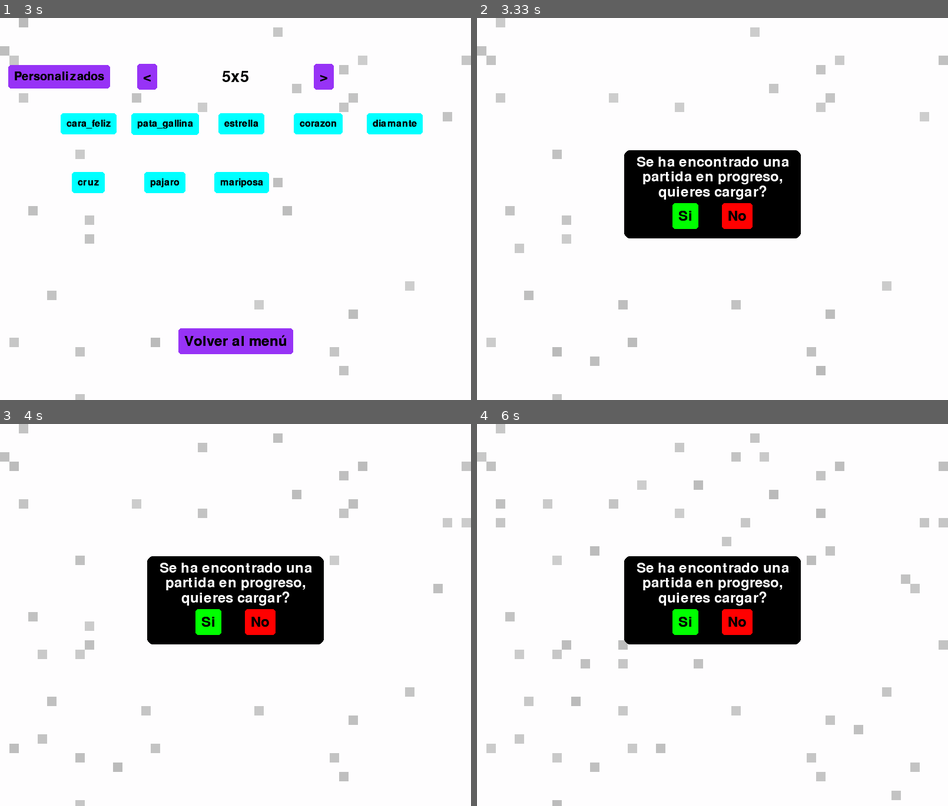
Above: before the commit, frames 1-4 (two rows, left to right).
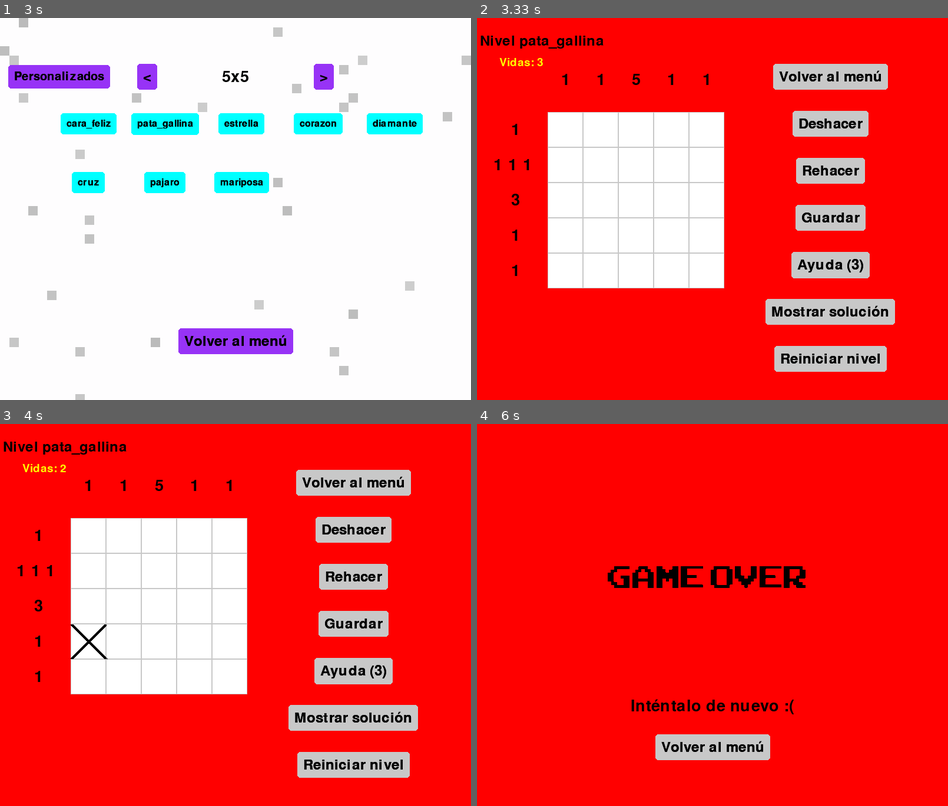
Above: after the commit, the same moments.

Repository: Diego-ipt/Pygame_nonograma
Game: pygame game, started from inicio.py
The game is run twice, just before and just after one commit, with the same random seed, the same clock (stepped at 60 frames per second) and the same inputs.
Inputs (mouse positions are in pixels of both pictures, inside the frame that each line leads up to):
- Up to frame 1 (3 s): click (216, 224) at 0.38 s
- Up to frame 2 (3.33 s): click (646, 128) at 3.22 s
- Up to frame 3 (4 s): click (353, 763) at 3.55 s, where only the run after the commit has a clickable "Reiniciar nivel"; click (84, 653) at 3.88 s
- Up to frame 4 (6 s): click (561, 565) at 4.22 s; click (830, 672) at 4.55 s, where only the run after the commit has a clickable "Ayuda (3)"; click (830, 622) at 4.88 s, where only the run after the commit has a clickable "Guardar"; right-click (608, 584) at 5.22 s; click (608, 546) at 5.55 s; click (566, 637) at 5.88 s

Frame 1 is identical in both runs. In frame 2, 88% of the frame differs, in the area x 0-100%, y 0-100%; in frame 3, 88%; in frame 4, 99%.

Commit message:
Feat: se añadió sistema de vidas y la ventana de derrota

Diff:
--- a/levels/Registros/1_5_base.json
+++ b/levels/Registros/1_5_base.json
@@ -1 +1 @@
-{"identificador": "1_5_base", "avance": [[0, 0, 1, 0, 0], [0, 0, 1, 1, 0], [0, 0, 0, 1, 0], [0, 0, 2, 0, 0], [0, 0, 2, 0, 2]]}
+{"identificador": "1_5_base", "avance": [[0, 0, 2, 0, 0], [0, 0, 0, 0, 0], [0, 0, 2, 0, 0], [0, 0, 2, 0, 0], [0, 0, 0, 0, 0]]}
--- a/levels/Registros/2_5_base.json
+++ /dev/null
@@ -1 +0,0 @@
-{"identificador": "2_5_base", "avance": [[0, 0, 0, 0, 0], [0, 0, 0, 0, 0], [0, 0, 0, 0, 0], [0, 0, 0, 0, 0], [0, 0, 0, 0, 0]]}
--- a/levels/Registros/4_10_base.json
+++ /dev/null
@@ -1 +0,0 @@
-{"identificador": "4_10_base", "avance": [[0, 0, 0, 0, 0, 0, 0, 0, 0, 0], [0, 0, 0, 0, 0, 0, 0, 0, 0, 0], [0, 0, 0, 0, 0, 0, 0, 1, 0, 0], [0, 0, 0, 0, 0, 0, 0, 1, 0, 0], [0, 0, 0, 0, 0, 0, 0, 1, 0, 0], [0, 0, 0, 0, 0, 0, 0, 0, 0, 0], [0, 0, 0, 0, 0, 0, 0, 0, 0, 0], [0, 0, 0, 0, 0, 0, 0, 0, 0, 0], [0, 0, 0, 0, 0, 0, 0, 0, 0, 0], [0, 0, 0, 0, 0, 0, 0, 0, 0, 0]]}
--- a/levels/Registros/5_5_base.json
+++ /dev/null
@@ -1 +0,0 @@
-{"identificador": "5_5_base", "avance": [[0, 0, 0, 1, 0], [0, 0, 0, 2, 0], [0, 0, 0, 2, 0], [0, 0, 0, 1, 0], [0, 0, 0, 1, 0]]}
--- a/levels/Registros/6_5_base.json
+++ /dev/null
@@ -1 +0,0 @@
-{"identificador": "6_5_base", "avance": [[0, 0, 1, 0, 0], [0, 0, 1, 0, 0], [1, 1, 1, 1, 1], [0, 0, 1, 0, 1], [0, 0, 1, 0, 0]]}
--- a/levels/Registros/8_5_base.json
+++ b/levels/Registros/8_5_base.json
@@ -1 +1 @@
-{"identificador": "8_5_base", "avance": [[0, 0, 0, 0, 0], [0, 0, 0, 0, 1], [0, 0, 0, 0, 0], [0, 0, 0, 0, 0], [0, 0, 0, 0, 0]]}
+{"identificador": "8_5_base", "avance": [[0, 0, 0, 0, 0], [0, 0, 0, 2, 2], [0, 0, 0, 1, 0], [1, 0, 0, 0, 1], [0, 0, 0, 0, 0]]}
--- a/nonograma_core/JuegoNonograma.py
+++ b/nonograma_core/JuegoNonograma.py
@@ -22,13 +22,16 @@
     from nonograma_core.Ventanas.VentanaElegirPartida import VentanaElegirPartida
     from nonograma_core.Ventanas.VentanaCrearNonograma import VentanaCrearNonograma
     from nonograma_core.Ventanas.VentanaNonogramaGame import VentanaNonogramaGame
+    from nonograma_core.Ventanas.VentanaDerrota import VentanaDerrota
+
 
     ventanas = {
         'menu_principal': VentanaMenuPrincipal(PANTALLA),
         'elegir_partida': VentanaElegirPartida(PANTALLA),
         'ventana_nonograma_game': None, #Sera instanciada dinamicamente para cargar aprtidas
         'crear_nonograma': VentanaCrearNonograma(PANTALLA),
-        'ventana_victoria': None
+        'ventana_victoria': None,
+        'ventana_derrota': VentanaDerrota(PANTALLA)
     }
 
     estado_actual = 'menu_principal'
--- a/nonograma_core/Logica/tablero_nonograma.py
+++ b/nonograma_core/Logica/tablero_nonograma.py
@@ -85,18 +85,53 @@
         return [[1 if cell.state == 1 else 0 for cell in row] for row in self.board]
 
 
+    # def handle_click(self, pos):
+    #     row = int(pos[1] // self.cell_size)
+    #     col = int(pos[0] // self.cell_size)
+    #     if 0 <= row < self.grid_size and 0 <= col < self.grid_size:
+    #         previous_state = self.board[row][col].state
+    #         self.board[row][col].click()
+    #         # matriz = self.get_matrix()
+
+    #         # for fila in matriz:
+    #         #     print(fila)
+    #         # print("\n")
+    #         return (row, col, previous_state, self.board[row][col].state)
+
+    # def handle_flag(self, pos):
+    #     row = int(pos[1] // self.cell_size)
+    #     col = int(pos[0] // self.cell_size)
+    #     if 0 <= row < self.grid_size and 0 <= col < self.grid_size:
+    #         previous_state = self.board[row][col].state
+    #         self.board[row][col].toggle_flag()
+
+    #         # matriz = self.get_matrix()
+
+    #         # for fila in matriz:
+    #         #     print(fila)
+    #         # print("\n")
+    #         return (row, col, previous_state, self.board[row][col].state)
+
     def handle_click(self, pos):
         row = int(pos[1] // self.cell_size)
         col = int(pos[0] // self.cell_size)
         if 0 <= row < self.grid_size and 0 <= col < self.grid_size:
             previous_state = self.board[row][col].state
             self.board[row][col].click()
-            # matriz = self.get_matrix()
-
-            # for fila in matriz:
-            #     print(fila)
-            # print("\n")
-            return (row, col, previous_state, self.board[row][col].state)
+
+            # Verificar si el clic es correcto
+            es_correcto = (self.matriz_solucion[row][col] == 1 and self.board[row][col].state == 1) or \
+                        (self.matriz_solucion[row][col] == 0 and self.board[row][col].state == 0)
+
+            if not es_correcto:
+                # Corrige el estado al correcto y retorna que hubo un error
+                if self.matriz_solucion[row][col] == 1:
+                    self.board[row][col].state = 1  # Debió ser negra
+                else:
+                    self.board[row][col].state = 2  # Debió ser bandera (X)
+                return (row, col, previous_state, self.board[row][col].state, False)
+
+            return (row, col, previous_state, self.board[row][col].state, True)
 
     def handle_flag(self, pos):
         row = int(pos[1] // self.cell_size)
@@ -105,12 +140,19 @@
             previous_state = self.board[row][col].state
             self.board[row][col].toggle_flag()
 
-            # matriz = self.get_matrix()
-
-            # for fila in matriz:
-            #     print(fila)
-            # print("\n")
-            return (row, col, previous_state, self.board[row][col].state)
+            # Verificar si la bandera es correcta
+            es_correcto = self.matriz_solucion[row][col] == 0 and self.board[row][col].state == 2
+
+            if not es_correcto:
+                # Corrige el estado al correcto y retorna que hubo un error
+                if self.matriz_solucion[row][col] == 1:
+                    self.board[row][col].state = 1  # Debió ser negra
+                else:
+                    self.board[row][col].state = 0  # Debió ser blanca
+                return (row, col, previous_state, self.board[row][col].state, False)
+
+            return (row, col, previous_state, self.board[row][col].state, True)
+
 
 
 class Game:
@@ -130,6 +172,7 @@
         self.identificador = identificador
         self.mostrar_solucion = False  # Atributo para alternar entre solución y estado actual
         self.ayudas = 3
+        self.vidas = 3
 
     def draw_text(self, text, position):
         text_surface = self.font.render(text, True, (255, 0, 0))
@@ -144,6 +187,30 @@
                 self.won = True
             else:
                 self.won = False
+
+    # def handle_events(self, events, offset):
+    #     for event in events:
+    #         if event.type == pygame.QUIT:
+    #             self.running = False
+    #         elif event.type == pygame.MOUSEBUTTONDOWN:
+    #             pos = (event.pos[0] - offset[0], event.pos[1] - offset[1])
+    #             if 0 <= pos[0] < self.window_size and 0 <= pos[1] < self.window_size:
+    #                 if event.button == 1:  # Click izquierdo
+    #                     change = self.board.handle_click(pos)
+    #                     if change:
+    #                         self.stack.push(change)
+    #                         if self.board.get_matriz_actual() == self.board.matriz_solucion:
+    #                             self.won = True
+    #                         else:
+    #                             self.won = False
+    #                 elif event.button == 3:  # Click derecho
+    #                     change = self.board.handle_flag(pos)
+    #                     if change:
+    #                         self.stack.push(change)
+    #                         if self.board.get_matriz_actual() == self.board.matriz_solucion:
+    #                             self.won = True
+    #                         else:
+    #                             self.won = False
 
     def handle_events(self, events, offset):
         for event in events:
@@ -155,25 +222,29 @@
                     if event.button == 1:  # Click izquierdo
                         change = self.board.handle_click(pos)
                         if change:
-                            self.stack.push(change)
-                            if self.board.get_matriz_actual() == self.board.matriz_solucion:
-                                self.won = True
-                            else:
-                                self.won = False
-                    elif event.button == 3:  # Click derecho
+                            row, col, prev_state, new_state, es_correcto = change
+                            self.stack.push((row, col, prev_state, new_state))
+                            if not es_correcto:  # Si fue incorrecto
+                                self.vidas -= 1
+
+                            self.won = self.board.get_matriz_actual() == self.board.matriz_solucion
+
+                    elif event.button == 3:  # Click derecho (bandera)
                         change = self.board.handle_flag(pos)
                         if change:
-                            self.stack.push(change)
-                            if self.board.get_matriz_actual() == self.board.matriz_solucion:
-                                self.won = True
-                            else:
-                                self.won = False
+                            row, col, prev_state, new_state, es_correcto = change
+                            self.stack.push((row, col, prev_state, new_state))
+                            if not es_correcto:  # Si fue incorrecto
+                                self.vidas -= 1
+                            self.won = self.board.get_matriz_actual() == self.board.matriz_solucion
+
 
     def reset(self):
         self.board.reset()
         self.won = False
         self.stack.clear()
         self.stack_redo.clear()
+        self.vidas = 3
         # print("Tablero reiniciado")
         # for row in self.board.get_matrix():
         #     print(row)
--- /dev/null
+++ b/nonograma_core/Ventanas/VentanaDerrota.py
@@ -0,0 +1,48 @@
+import sys
+
+import pygame
+from nonograma_core.Elementos_graficos.colores import *
+from nonograma_core.Elementos_graficos.elementos_menus import mostrar_fotogramas, mostrar_texto, Boton
+from nonograma_core.Ventanas.VentanaBase import VentanaBase
+from nonograma_core.Elementos_graficos.AssetManager import AssetManager
+from nonograma_core.JuegoNonograma import ANCHO_PANTALLA, ALTO_PANTALLA
+
+
+class VentanaDerrota(VentanaBase):
+    def __init__(self, pantalla):
+        self.pantalla = pantalla
+        self.asset = AssetManager()
+        self.gamelose = self.asset.cargar_fotogramas("game_lose")
+        self.indice_fotograma_gamelose = 0
+        self.contador_fotogramas = 0
+        self.retraso_fotogramas = 15
+
+        # Posicion
+        self.gamelose_x = 150
+        self.gamelose_y = 20
+
+        self.boton_volver = Boton(image=None, pos=(ANCHO_PANTALLA/2, 550), text_input="Volver al menú", font=pygame.font.SysFont(None, 36), base_color=GRIS, hover_color=AZUL_OSCURO)
+
+    def run(self):
+        while True:
+            self.pantalla.fill(ROJO)
+            mostrar_texto("Inténtalo de nuevo :(", NEGRO, self.pantalla, ANCHO_PANTALLA/2, 480)
+            mouse_pos = pygame.mouse.get_pos()
+
+            self.indice_fotograma_gamelose, self.contador_fotogramas = mostrar_fotogramas(
+                self.gamelose, self.indice_fotograma_gamelose, self.contador_fotogramas,
+                self.retraso_fotogramas, self.gamelose_x, self.gamelose_y, self.pantalla
+            )
+
+            self.boton_volver.changeColor(mouse_pos)
+            self.boton_volver.update(self.pantalla)
+
+            for evento in pygame.event.get():
+                if evento.type == pygame.QUIT:
+                    pygame.quit()
+                    sys.exit()
+                if evento.type == pygame.MOUSEBUTTONDOWN:
+                    if self.boton_volver.checkInput(mouse_pos):
+                        return 'menu_principal'
+
+            pygame.display.update()
--- a/nonograma_core/Ventanas/VentanaElegirPartida.py
+++ b/nonograma_core/Ventanas/VentanaElegirPartida.py
@@ -56,8 +56,8 @@
         self.boton_niveles_actuales = self.boton_niveles_personalizados
 
         #Popup de confirmacion
-        self.popup_guardado = PopUp(pos=(400, 300), size=(300, 150), message="Se ha encontrado una partida en progreso, quieres cargar?", font=pygame.font.SysFont(None, 36), base_color=NEGRO, text_color=BLANCO)
-        self.boton_si = Boton(image=None, pos=(ANCHO_PANTALLA / 2 - 150, 100), text_input="Si", font=pygame.font.SysFont(None, 36), base_color=VERDE, hover_color=VERDE_PRESIONADO)
+        self.popup_guardado = PopUp(pos=(400, 300), size=(300, 150), message="Se ha encontrado una partida en progreso, ¿quieres cargar?", font=pygame.font.SysFont(None, 36), base_color=NEGRO, text_color=BLANCO)
+        self.boton_si = Boton(image=None, pos=(ANCHO_PANTALLA / 2 - 150, 100), text_input="Sí", font=pygame.font.SysFont(None, 36), base_color=VERDE, hover_color=VERDE_PRESIONADO)
         self.boton_no = Boton(image=None, pos=(ANCHO_PANTALLA / 2 - 150, 100), text_input="No", font=pygame.font.SysFont(None, 36), base_color=ROJO, hover_color=ROJO_PRESIONADO)
         self.popup_guardado.add_button(self.boton_si)
         self.popup_guardado.add_button(self.boton_no)
--- a/nonograma_core/Ventanas/VentanaNonogramaGame.py
+++ b/nonograma_core/Ventanas/VentanaNonogramaGame.py
@@ -19,12 +19,12 @@
         self.mostrar_mensaje_ayudas = False
         self.tiempo_mensaje_ayudas = 0
 
-        self.boton_volver = Boton(image=None, pos=(600, 100), text_input="Volver al menu",font=pygame.font.SysFont(None, 36), base_color=GRIS, hover_color=AZUL_OSCURO)
+        self.boton_volver = Boton(image=None, pos=(600, 100), text_input="Volver al menú",font=pygame.font.SysFont(None, 36), base_color=GRIS, hover_color=AZUL_OSCURO)
         self.boton_deshacer = Boton(image=None, pos=(600, 180), text_input="Deshacer", font=pygame.font.SysFont(None, 36), base_color=GRIS, hover_color=AZUL_OSCURO)
         self.boton_rehacer = Boton(image=None, pos=(600, 260), text_input="Rehacer", font=pygame.font.SysFont(None, 36), base_color=GRIS, hover_color=AZUL_OSCURO)
         self.boton_guardar = Boton(image=None, pos=(600, 340), text_input="Guardar", font=pygame.font.SysFont(None, 36), base_color=GRIS, hover_color=AZUL_OSCURO)
         self.boton_ayuda = Boton(image=None, pos=(600, 420), text_input=f"Ayuda ({self.game.ayudas})", font=pygame.font.SysFont(None, 36), base_color=GRIS, hover_color=AZUL_OSCURO)
-        self.boton_mostrar_solucion = Boton(image=None, pos=(600, 500), text_input="Mostrar solucion", font=pygame.font.SysFont(None, 36), base_color=GRIS, hover_color=AZUL_OSCURO)
+        self.boton_mostrar_solucion = Boton(image=None, pos=(600, 500), text_input="Mostrar solución", font=pygame.font.SysFont(None, 36), base_color=GRIS, hover_color=AZUL_OSCURO)
         self.boton_reiniciar = Boton(image=None, pos=(600, 580), text_input="Reiniciar nivel", font=pygame.font.SysFont(None, 36), base_color=GRIS, hover_color=AZUL_OSCURO)
 
     def guardar_progreso(self):
@@ -48,10 +48,21 @@
             pygame.display.set_caption("Nonograma Game")
             texto_nivel = f"Nivel {self.nombre_nivel}"
             mostrar_texto(texto_nivel, NEGRO, self.pantalla, 110, 40, fuente=pygame.font.SysFont(None, 35))
+
+            #boton con texto dinamico
+            boton_ayuda = Boton(image=None, pos=(600, 420), text_input=f"Ayuda ({self.game.ayudas})", font=pygame.font.SysFont(None, 36), base_color=GRIS, hover_color=AZUL_OSCURO)
+
+            texto_vidas = f"Vidas: {self.game.vidas}"
+            mostrar_texto(texto_vidas, AMARILLO, self.pantalla, 75, 75, fuente=pygame.font.SysFont(None, 28))
+
+            if self.game.vidas == 0:
+                self.running = False
+                return 'ventana_derrota'
+
             menu_mouse_pos = pygame.mouse.get_pos()
             eventos = pygame.event.get()
 
-            for boton in [self.boton_volver, self.boton_deshacer, self.boton_rehacer, self.boton_guardar, self.boton_ayuda, self.boton_mostrar_solucion, self.boton_reiniciar]:
+            for boton in [self.boton_volver, self.boton_deshacer, self.boton_rehacer, self.boton_guardar, boton_ayuda, self.boton_mostrar_solucion, self.boton_reiniciar]:
                 boton.changeColor(menu_mouse_pos)
                 boton.update(self.pantalla)
 
@@ -68,9 +79,10 @@
                     if self.boton_rehacer.checkInput(menu_mouse_pos):
                         self.game.rehacer()
                     if self.boton_guardar.checkInput(menu_mouse_pos):
-                        self.registro.Save_progress()
-                    if self.boton_ayuda.checkInput(menu_mouse_pos):
+                        self.guardar_progreso()
+                    if boton_ayuda.checkInput(menu_mouse_pos):
                         self.ayudas()
+                        boton_ayuda.changeText(f"Ayuda ({self.game.ayudas})")
                     if self.boton_mostrar_solucion.checkInput(menu_mouse_pos):
                         self.game.toggle_mostrar_solucion()
                     if self.boton_reiniciar.checkInput(menu_mouse_pos):
@@ -116,8 +128,8 @@
             if self.mostrar_mensaje_ayudas:
                 mostrar_texto("No tienes más ayudas", NEGRO, self.pantalla, 270, 530)
                 # Desactiva el mensaje después de 2 segundos
-            if time.time() - self.tiempo_mensaje_ayudas > 2:
-                self.mostrar_mensaje_ayudas = False
+                if time.time() - self.tiempo_mensaje_ayudas > 2:
+                    self.mostrar_mensaje_ayudas = False
 
             # Correr lógica del juego
             if self.game.run(self.pantalla, *game_position, eventos):
Binary file added: assets/gifs/game_lose/frame_00_delay-0.03s.png
Binary file added: assets/gifs/game_lose/frame_01_delay-0.03s.png
Binary file added: assets/gifs/game_lose/frame_02_delay-0.03s.png
Binary file added: assets/gifs/game_lose/frame_03_delay-0.03s.png
Binary file added: assets/gifs/game_lose/frame_04_delay-0.03s.png
Binary file added: assets/gifs/game_lose/frame_05_delay-0.03s.png
Binary file added: assets/gifs/game_lose/frame_06_delay-0.03s.png
Binary file added: assets/gifs/game_lose/frame_07_delay-0.03s.png
Binary file added: assets/gifs/game_lose/frame_08_delay-0.03s.png
Binary file added: assets/gifs/game_lose/frame_09_delay-0.03s.png
Binary file added: assets/gifs/game_lose/frame_10_delay-0.03s.png
Binary file added: assets/gifs/game_lose/frame_11_delay-0.03s.png
(and 33 more such lines)
